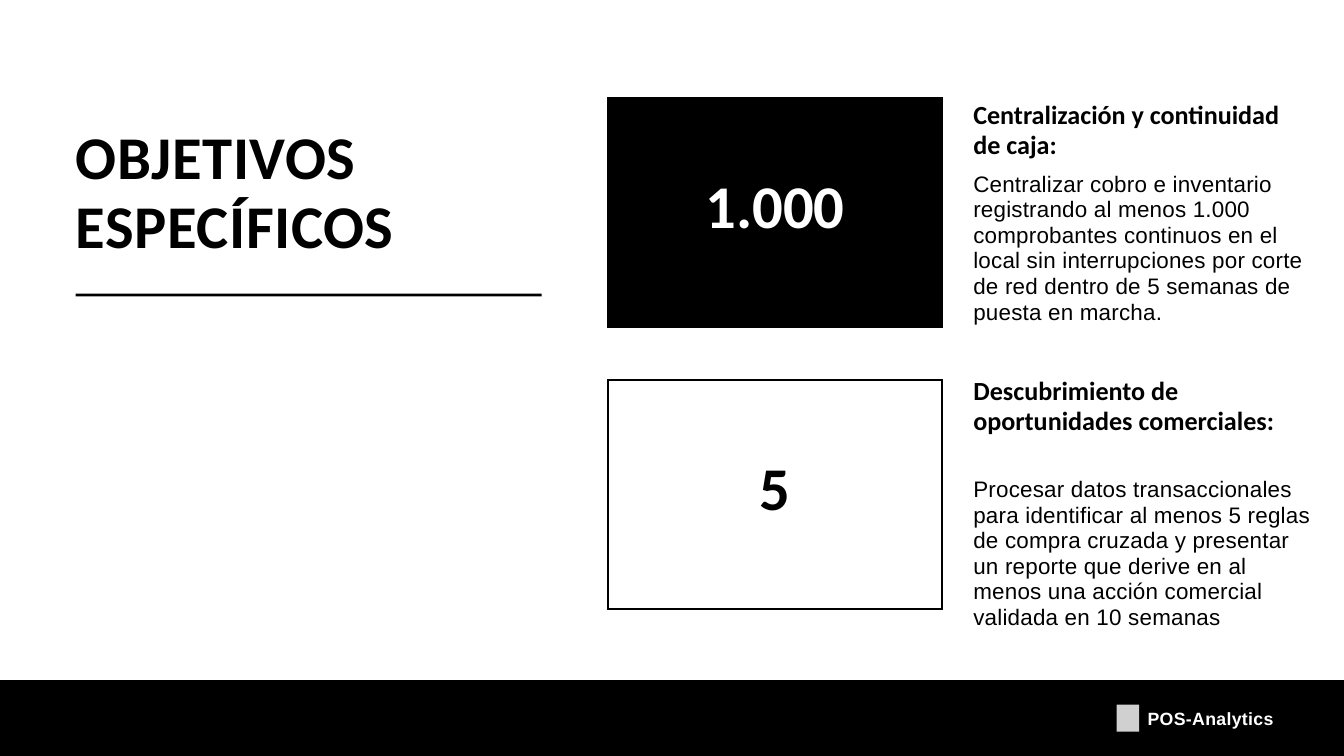
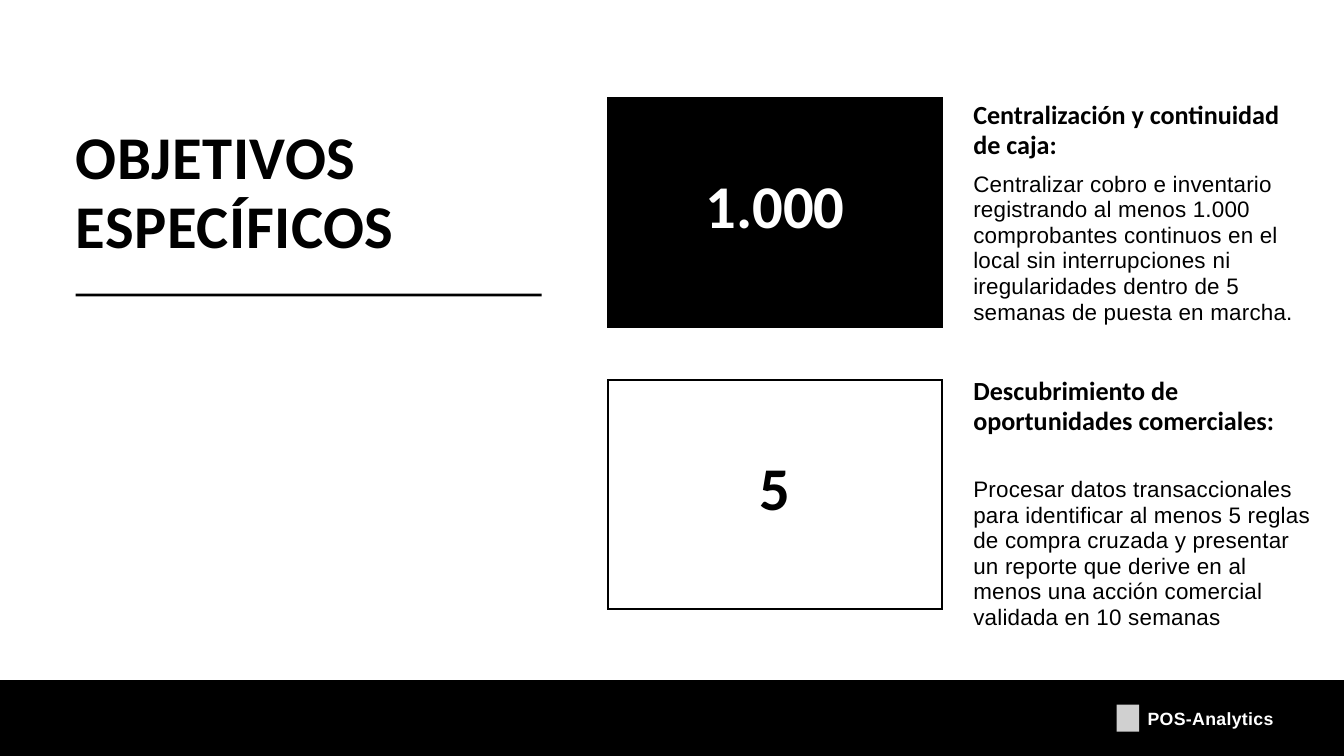
Before and after one commit to joaqo-dev/POS-Analytics-Capstone, a slide deck: slide 5 of Fase 1/Evidencias Grupales/Presentacion_Proyecto.pptx. Drawn at 1344x756 pixels with LibreOffice and Linux fonts; fonts in the diff are those of the drawing; grey boxes stand for pictures. Boxes give left, top, right and bottom in pixels: in the first picture for what was removed or moved away, otherwise in the second. Text is boxed around its words. In the diff, an @@ line names an element or a change of style, - is before the commit and + after.

Commit message:
ultimate

```diff
--- a/Fase 1/Evidencias Grupales/Presentacion_Proyecto.pptx
+++ b/Fase 1/Evidencias Grupales/Presentacion_Proyecto.pptx
@@ text at box(973, 175, 1292, 325): text changed @@
-Centralizar cobro e inventario registrando al menos 1.000 comprobantes continuos en el local sin interrupciones por corte de red dentro de 5 semanas de puesta en marcha.
+Centralizar cobro e inventario registrando al menos 1.000 comprobantes continuos en el local sin interrupciones ni iregularidades dentro de 5 semanas de puesta en marcha.
```
